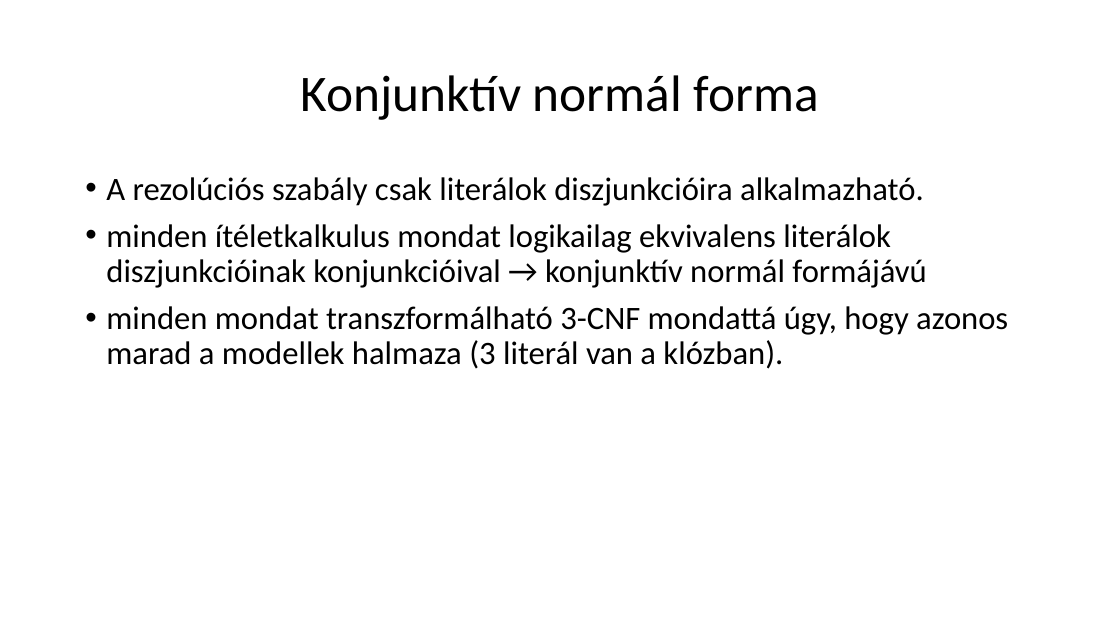
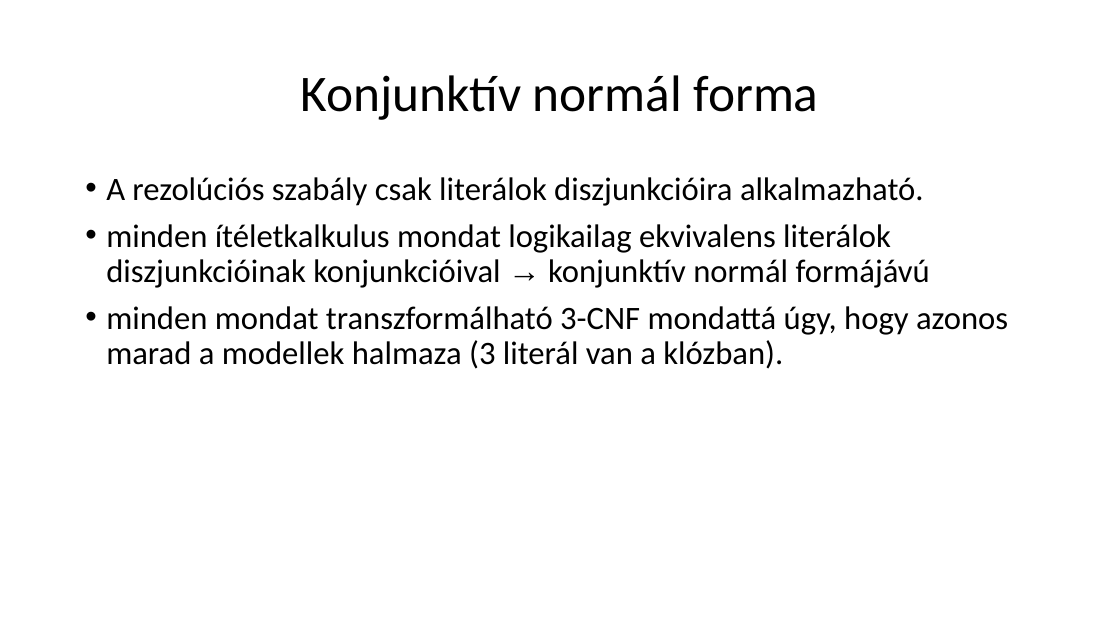
Before and after one commit to Pecneb/AdvancedC-, a slide deck: slide 37 of Eloadasok/SZE_MI/Logikai ágensek.pptx. Drawn at 1120x630 pixels with LibreOffice and Linux fonts; fonts in the diff are those of the drawing. Boxes give left, top, right and bottom in pixels: in the first picture for what was removed or moved away, otherwise in the second. Text is boxed around its words. In the diff, an @@ line names an element or a change of style, - is before the commit and + after.

```diff
--- a/Eloadasok/SZE_MI/Logikai ágensek.pptx
+++ b/Eloadasok/SZE_MI/Logikai ágensek.pptx
@@ text "A rezolúciós szabály csak literálok ..." at [106, 177, 1008, 369]: font Calibri to Arial in "→" @@
```
Also in this commit, not shown: 28 other slides changed, 5 other files.
